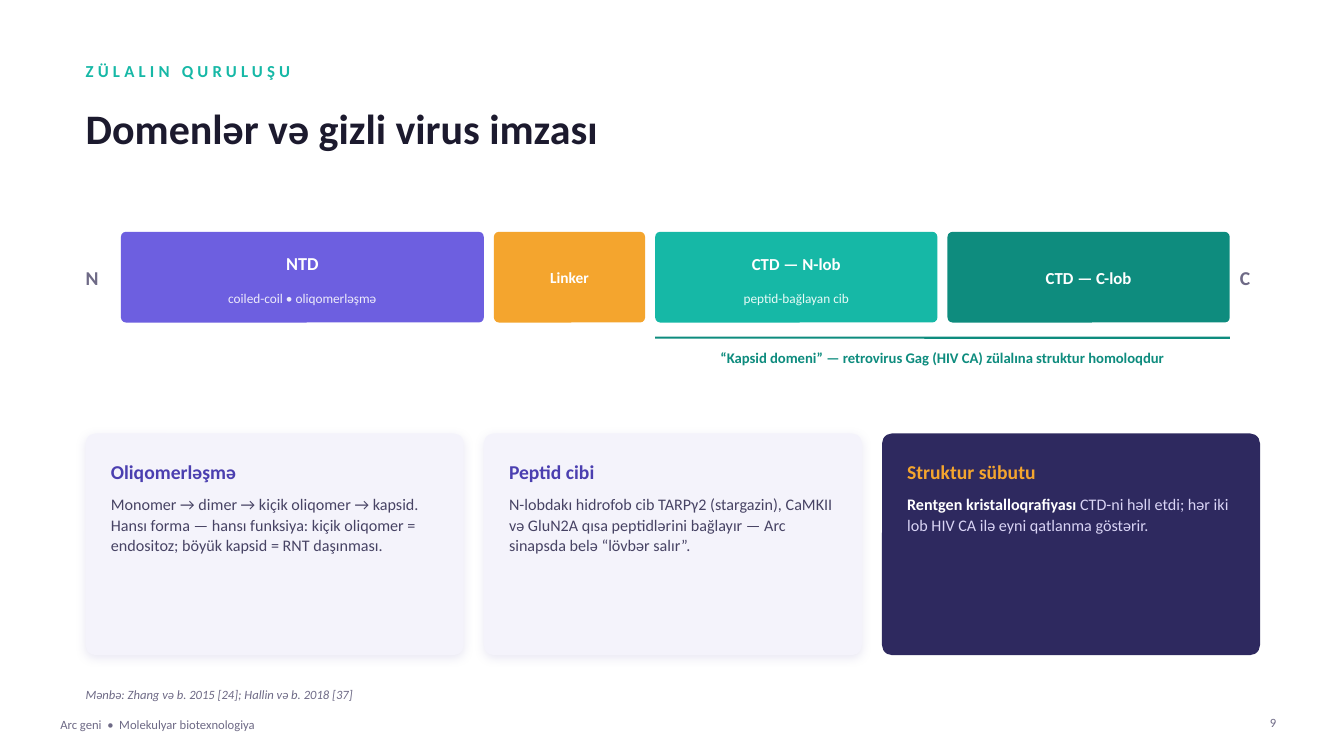
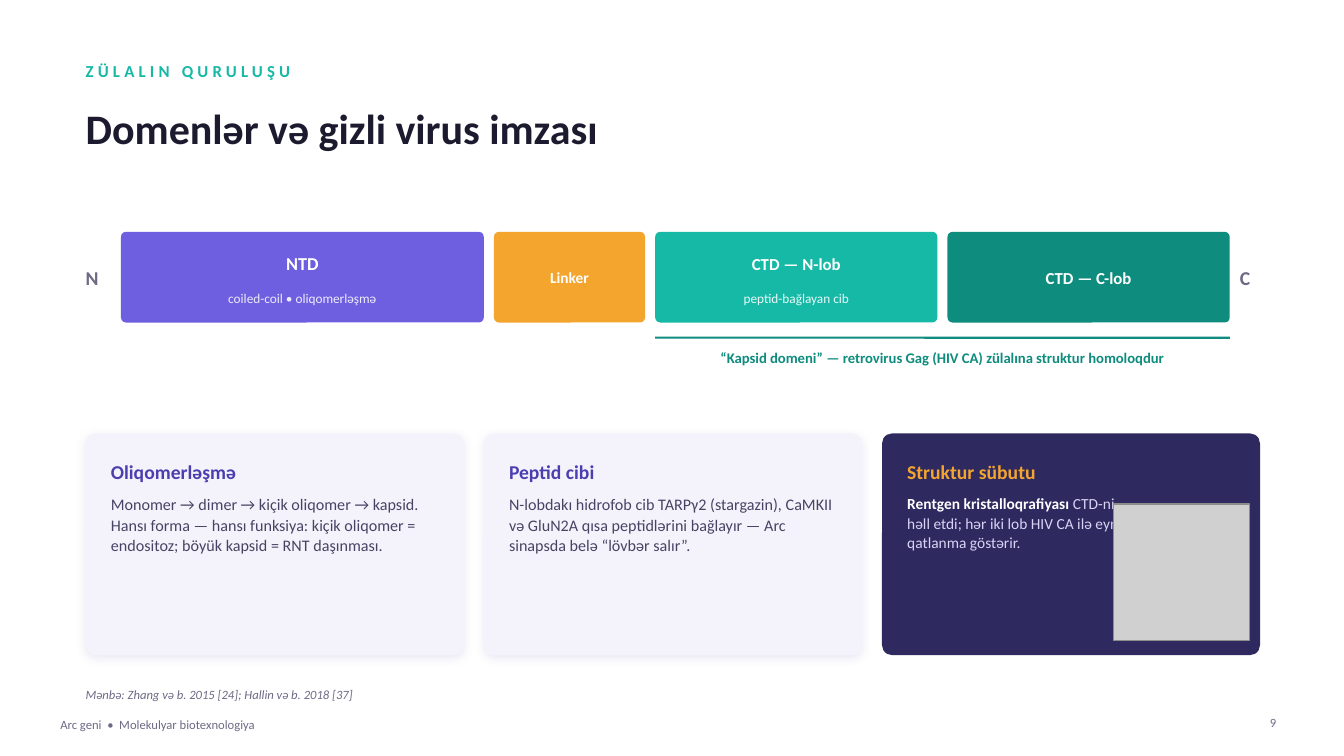
Before and after one commit to Qwrtyqwerty12345/sherlock, a slide deck: slide 9 of Arc_geni_slaydlar.pptx. Drawn at 1344x756 pixels with LibreOffice and Linux fonts; fonts in the diff are those of the drawing; grey boxes stand for pictures. Boxes give left, top, right and bottom in pixels: in the first picture for what was removed or moved away, otherwise in the second. Text is boxed around its words. In the diff, an @@ line names an element or a change of style, - is before the commit and + after.

```diff
--- a/Arc_geni_slaydlar.pptx
+++ b/Arc_geni_slaydlar.pptx
@@ text "Rentgen kristalloqrafiyası CTD-ni həll etdi; ..." at (907,498,1121,551): size 11.5 to 11 pt; line spacing 1.05 to 1.04 @@
@@ picture added at (1114,504,1250,640) @@
```
Also in this commit, not shown: 6 other slides changed.
